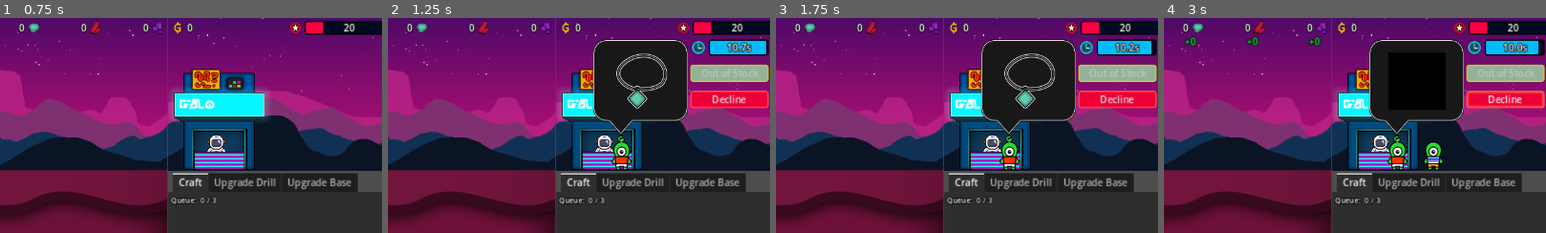
Above: before the commit, frames 1-4 (left to right).
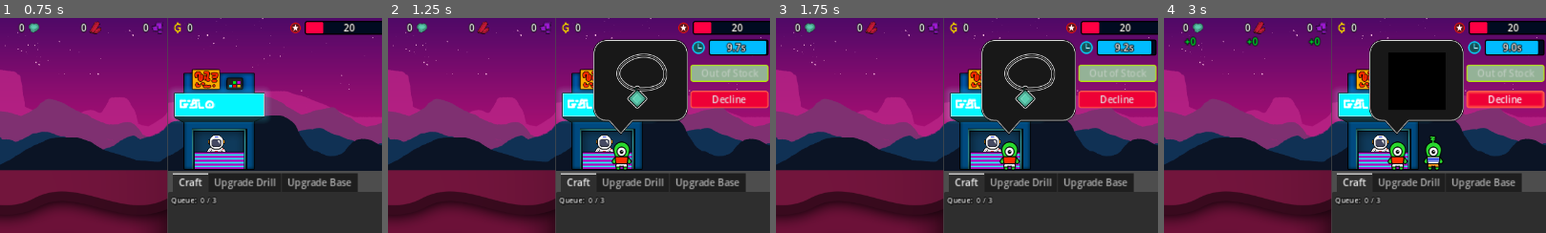
Above: after the commit, the same moments.

Repository: aNotSoCleverName/mechanicore
Game: Godot game, scene res://Main.tscn
Two runs of this game, one before a commit and one after it. Both use one fixed random seed, a clock stepped at 60 frames per second and the inputs below.
Inputs:
- Up to frame 1 (0.75 s): click "Continue" at 0.5 s
- Up to frame 2 (1.25 s): no input
- Up to frame 3 (1.75 s): click "Continue" at 1.25 s
- Up to frame 4 (3 s): click "Decline" at 2 s; tap Enter (ui_accept) at 2.75 s; hold Right (ui_right) from 2.78 s (still down); tap R at 2.85 s
The pictures show only the part of the screen within x 48-98%, y 0-50%; the shares and areas given below are measured in that part.

Frame 1 is identical in both runs. In frame 2, 0.3% of the frame differs, in the area x 60-96%, y 11-59%; in frame 3, 0.3%; in frame 4, 0.4%, in the area x 60-98%, y 10-59%.

Commit message:
Sorted alien body sprites

Diff:
--- a/Base/Shop/Alien/Alien Body Sprite Manager.gd
+++ b/Base/Shop/Alien/Alien Body Sprite Manager.gd
@@ -21,9 +21,9 @@
 # Key = Minutes that must pass to unlock value (measured from start of game), value = waitTimeBasedOnBodySprite Dictionary
 var _bodySpriteUnlockStages: Dictionary = {
 	5: {
-		"res://Base/Shop/Alien/Sprite/Body/Body3.png": 7,
-		"res://Base/Shop/Alien/Sprite/Body/Body4.png": 8,
-		"res://Base/Shop/Alien/Sprite/Body/Body6.png": 9,
+		"res://Base/Shop/Alien/Sprite/Body/Body5.png": 7,
+		"res://Base/Shop/Alien/Sprite/Body/Body6.png": 8,
+		"res://Base/Shop/Alien/Sprite/Body/Body7.png": 9,
 	},
 	10: {
 		"res://Base/Shop/Alien/Sprite/Body/Body8.png": 3,
@@ -34,10 +34,10 @@
 
 func _ready():
 	self._UnlockBodySprites({
-		"res://Base/Shop/Alien/Sprite/Body/Body1.png": 10,
-		"res://Base/Shop/Alien/Sprite/Body/Body2.png": 12,
-		"res://Base/Shop/Alien/Sprite/Body/Body5.png": 11,
-		"res://Base/Shop/Alien/Sprite/Body/Body7.png": 10,
+		"res://Base/Shop/Alien/Sprite/Body/Body1.png": 12,
+		"res://Base/Shop/Alien/Sprite/Body/Body2.png": 11,
+		"res://Base/Shop/Alien/Sprite/Body/Body3.png": 10,
+		"res://Base/Shop/Alien/Sprite/Body/Body4.png": 10,
 	});
 
 	self.wait_time = self._bodySpriteUnlockStages.keys()[self._unlockStage] * 60;
--- a/Base/Shop/Alien/Alien.tscn
+++ b/Base/Shop/Alien/Alien.tscn
@@ -1,7 +1,7 @@
 [gd_scene load_steps=6 format=3 uid="uid://by8u3wjwdvf01"]
 
 [ext_resource type="Script" path="res://Base/Shop/Alien/Alien.gd" id="1_176wq"]
-[ext_resource type="Texture2D" uid="uid://ba16is6f3e6ua" path="res://Base/Shop/Alien/Sprite/Body/Body1.png" id="2_ajbgi"]
+[ext_resource type="Texture2D" uid="uid://ba16is6f3e6ua" path="res://Base/Shop/Alien/Sprite/Body/Body3.png" id="2_ajbgi"]
 [ext_resource type="Texture2D" uid="uid://deo8y8c744od6" path="res://Base/Shop/Alien/Sprite/Clothes/Clothes1.png" id="3_tyr6e"]
 [ext_resource type="Texture2D" uid="uid://bwkfdfd2wcpnx" path="res://Base/Shop/Alien/Sprite/Bubble - Small.png" id="4_fe0dx"]
 [ext_resource type="Texture2D" uid="uid://dbbqquwmlqb0q" path="res://Base/Menu/Craft/Craft Item/Resources/Item1.png" id="4_pm76f"]
Binary file changed: Base/Shop/Alien/Sprite/Body/Body1.png
Not shown, changed: Base/Shop/Alien/Sprite/Body/Body1.png.import
Binary file changed: Base/Shop/Alien/Sprite/Body/Body2.png
Not shown, changed: Base/Shop/Alien/Sprite/Body/Body2.png.import
Binary file changed: Base/Shop/Alien/Sprite/Body/Body3.png
Not shown, changed: Base/Shop/Alien/Sprite/Body/Body3.png.import
Binary file changed: Base/Shop/Alien/Sprite/Body/Body4.png
Not shown, changed: Base/Shop/Alien/Sprite/Body/Body4.png.import
Binary file changed: Base/Shop/Alien/Sprite/Body/Body5.png
Not shown, changed: Base/Shop/Alien/Sprite/Body/Body5.png.import
Binary file changed: Base/Shop/Alien/Sprite/Body/Body6.png
Not shown, changed: Base/Shop/Alien/Sprite/Body/Body6.png.import
(and 2 more such lines)
